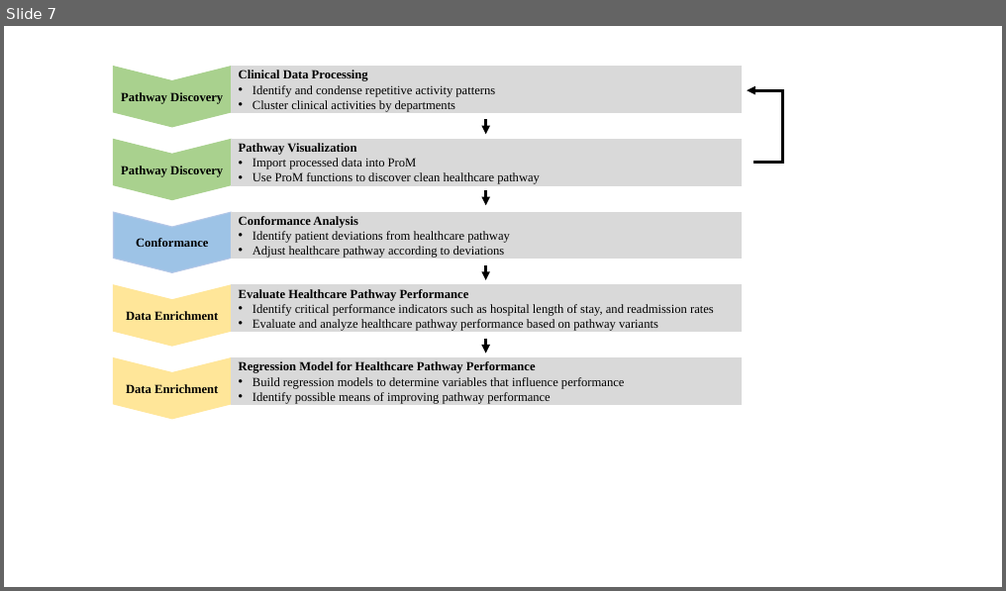
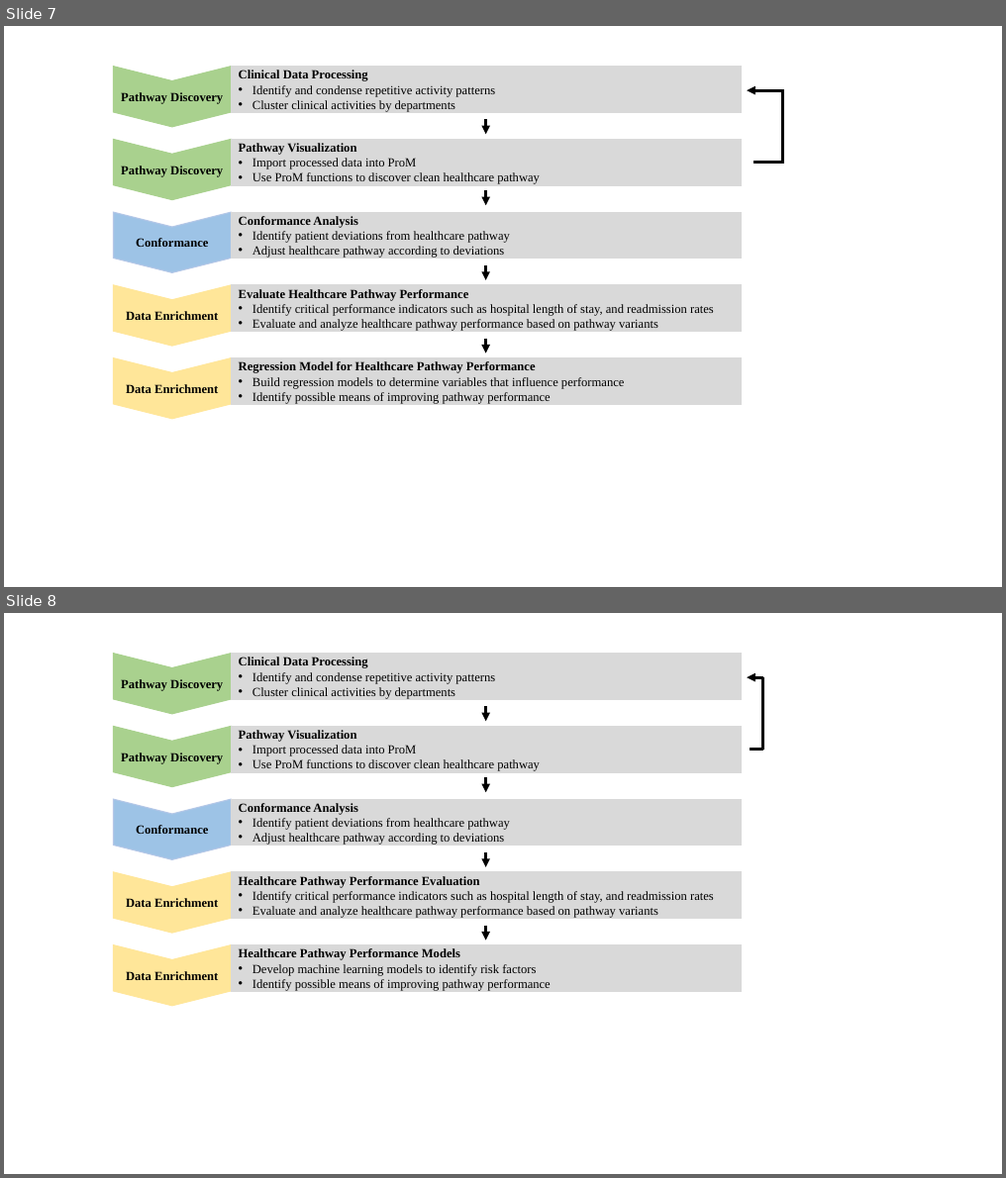
Before and after one commit to kempa-liehr/PDH-pathways-BPM, a slide deck: images/pipeline_diagram.pptx. Shown one above the other, each under a label of ours: slide 7 before the commit, slides 7 and 8 after it. The pictures are 1006x591 and 1006x1178 pixels, drawn with LibreOffice and Linux fonts; fonts in the diff are those of the drawing. Boxes give left, top, right and bottom in pixels: in the first picture for what was removed or moved away, otherwise in the second. Text is boxed around its words. In the diff, an @@ line names an element or a change of style, - is before the commit and + after.

Commit message:
Changed heading in healthcare pipeline schematics.

```diff
--- a/images/pipeline_diagram.pptx
+++ b/images/pipeline_diagram.pptx
@@ slide 8 added at bbox=[4, 613, 1002, 1174], background #FFFFFF @@
@@ chevron added at bbox=[113, 654, 231, 714], fill #A9D18E, outline #A9D18E 1 pt, 12 pt, text #000000, bold @@
+Pathway Discovery
@@ rectangle added at bbox=[231, 654, 741, 700], fill #D9D9D9, outline #D9D9D9 1 pt, 12 pt, text #000000 @@
+Clinical Data Processing
+• Identify and condense repetitive activity patterns
+• Cluster clinical activities by departments
@@ arrow added from (764, 677) to (746, 677), #000000 2.75 pt @@
@@ line added from (763, 677) to (763, 750), #000000 2.75 pt @@
@@ chevron added at bbox=[113, 726, 231, 786], fill #A9D18E, outline #A9D18E 1 pt, 12 pt, text #000000, bold @@
+Pathway Discovery
@@ rectangle added at bbox=[231, 726, 741, 772], fill #D9D9D9, outline #D9D9D9 1 pt, 12 pt, text #000000 @@
+Pathway Visualization
+• Import processed data into ProM
+• Use ProM functions to discover clean healthcare pathway
@@ arrow added from (486, 707) to (486, 722), #000000 2.75 pt @@
@@ line added from (750, 750) to (764, 750), #000000 2.75 pt @@
@@ arrow added from (486, 777) to (486, 792), #000000 2.75 pt @@
@@ chevron added at bbox=[113, 799, 231, 861], fill #9DC3E6, outline #B4C7E7 1 pt, 12 pt, text #000000, bold @@
+Conformance
@@ rectangle added at bbox=[231, 799, 741, 846], fill #D9D9D9, outline #D9D9D9 1 pt, 12 pt, text #000000 @@
+Conformance Analysis
+• Identify patient deviations from healthcare pathway
+• Adjust healthcare pathway according to deviations
@@ chevron added at bbox=[113, 872, 231, 933], fill #FFE699, outline #FFE699 1 pt, 12 pt, text #000000, bold @@
+Data Enrichment
@@ rectangle added at bbox=[231, 872, 741, 919], fill #D9D9D9, outline #D9D9D9 1 pt, 12 pt, text #000000 @@
+Healthcare Pathway Performance Evaluation
+• Identify critical performance indicators such as hospital length of stay, and readmission rates
+• Evaluate and analyze healthcare pathway performance based on pathway variants
@@ arrow added from (486, 853) to (486, 867), #000000 2.75 pt @@
@@ arrow added from (486, 925) to (486, 940), #000000 2.75 pt @@
@@ chevron added at bbox=[113, 946, 231, 1006], fill #FFE699, outline #FFE699 1 pt, 12 pt, text #000000, bold @@
+Data Enrichment
@@ rectangle added at bbox=[231, 946, 741, 992], fill #D9D9D9, outline #D9D9D9 1 pt, 12 pt, text #000000 @@
+Healthcare Pathway Performance Models
+• Develop machine learning models to identify risk factors
+• Identify possible means of improving pathway performance
```
Also in this commit, not shown: 3 other files.
